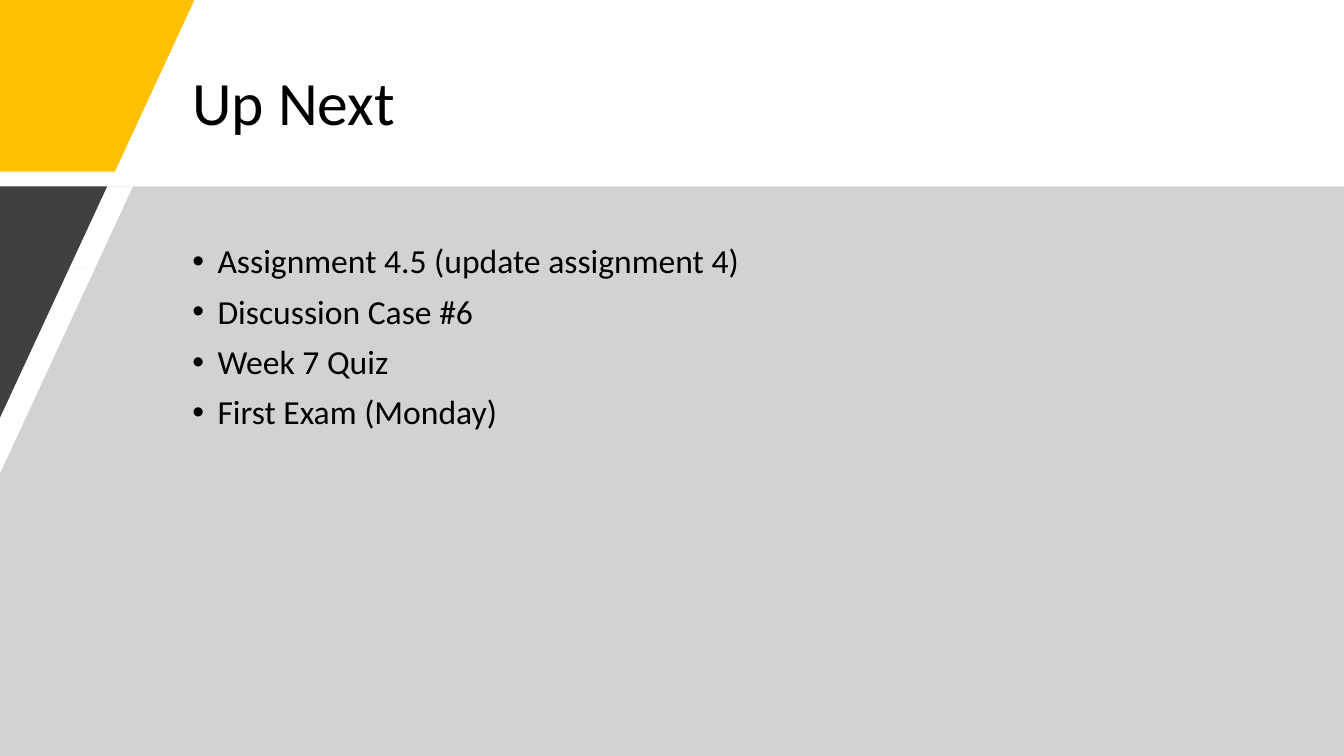
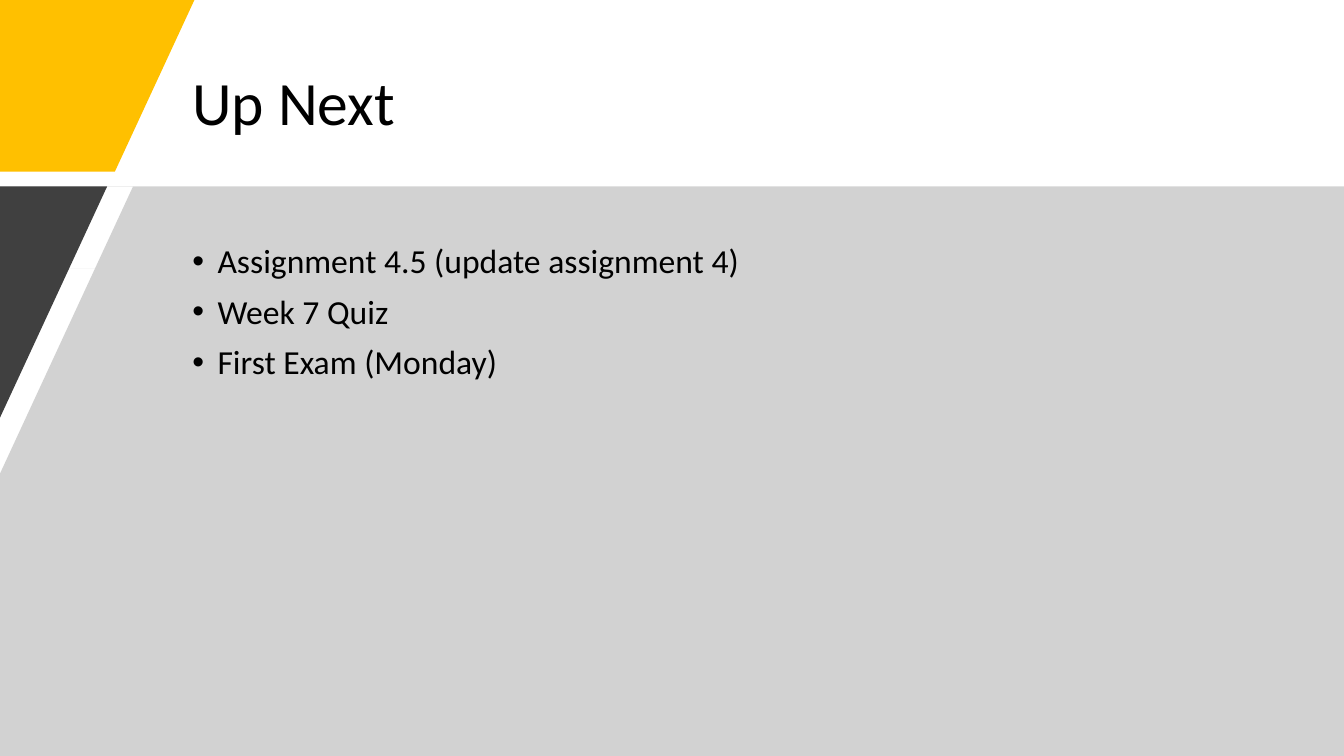
Before and after one commit to mikenguyen13/mar4050_S23_1, a slide deck: slide 32 of lectures/7/Developing the sampling plan.pptx (slide 31 before the commit). Drawn at 1344x756 pixels with LibreOffice and Linux fonts; fonts in the diff are those of the drawing. Boxes give left, top, right and bottom in pixels: in the first picture for what was removed or moved away, otherwise in the second. Text is boxed around its words. In the diff, an @@ line names an element or a change of style, - is before the commit and + after.

```diff
--- a/lectures/7/Developing the sampling plan.pptx
+++ b/lectures/7/Developing the sampling plan.pptx
@@ text at box(218, 301, 473, 325): paragraph removed @@
-• Discussion Case #6
```
Also in this commit, not shown: 5 other slides changed, 1 other file.
